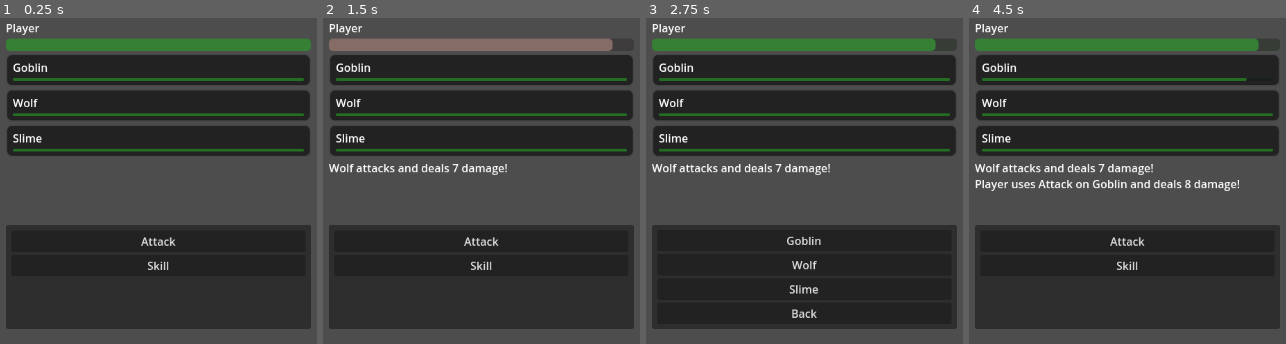
Above: before the commit, frames 1-4 (left to right).
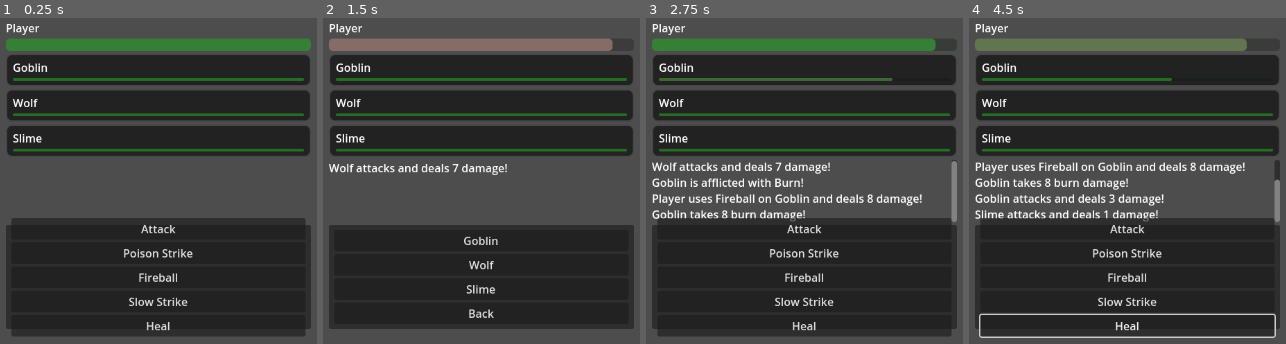
Above: after the commit, the same moments.

Repository: luizpanigassi/RPG_battle_test
Game: Godot game, scene res://scenes/battle/battle_scene.tscn
Same seed, same stepped clock (60 frames per second), same inputs: the game is played once before the commit and once after it.
Inputs (mouse positions are in pixels of both pictures, inside the frame that each line leads up to):
- Up to frame 1 (0.25 s): no input
- Up to frame 2 (1.5 s): click (481, 252) at 0.5 s, where only the run after the commit has a clickable "Poison Strike"; click (481, 275) at 1.25 s, where only the run after the commit has a clickable "Fireball"
- Up to frame 3 (2.75 s): click (804, 239) at 2 s, where only the run before the commit has a clickable "Attack"
- Up to frame 4 (4.5 s): click (1127, 301) at 2.75 s, where only the run after the commit has a clickable "Slow Strike"; click (1127, 324) at 3.5 s, where only the run after the commit has a clickable "Heal"; click (1127, 239) at 4.25 s, where only the run before the commit has a clickable "Goblin"

The runs differ from the first frame. In frame 1, 5.2% of the frame differs, in the area x 3-97%, y 61-98%; in frame 2, 0.6%; in frame 3, 9.3%; in frame 4, 15%, in the area x 1-99%, y 6-99%.

Commit message:
[feat]: status effects added, logs on screen

Diff:
--- a/scenes/entities/enemy.tscn
+++ b/scenes/entities/enemy.tscn
@@ -1,6 +1,6 @@
 [gd_scene load_steps=2 format=3 uid="uid://p8vqswfr8i72"]
 
-[ext_resource type="Script" uid="uid://dat5h4biii7s8" path="res://scripts/entities/enemy.gd" id="1_d7j71"]
+[ext_resource type="Script" uid="uid://dat5h4biii7s8" path="res://scripts/entities/enemies/enemy.gd" id="1_d7j71"]
 
 [node name="Enemy" type="Node2D"]
 script = ExtResource("1_d7j71")
--- a/scenes/entities/player.tscn
+++ b/scenes/entities/player.tscn
@@ -1,6 +1,6 @@
 [gd_scene load_steps=2 format=3 uid="uid://mww3mvqcra6c"]
 
-[ext_resource type="Script" uid="uid://bmbtihta7m53s" path="res://scripts/entities/player.gd" id="1_ucweq"]
+[ext_resource type="Script" uid="uid://bmbtihta7m53s" path="res://scripts/entities/player_party/player.gd" id="1_ucweq"]
 
 [node name="Player" type="Node2D"]
 script = ExtResource("1_ucweq")
--- a/scripts/actions/action.gd
+++ b/scripts/actions/action.gd
@@ -3,5 +3,5 @@
 
 var name: String = "Action"
 
-func execute(_user, _target):
+func execute(_user, _target, _combat = null):
 	pass
--- a/scripts/actions/attack_action.gd
+++ b/scripts/actions/attack_action.gd
@@ -4,5 +4,5 @@
 func _init():
 	name = "Attack"
 
-func execute(user, target) -> int:
+func execute(user, target, _combat = null) -> int:
 	return target.take_damage(user.attack)
--- a/scripts/actions/skill_action.gd
+++ b/scripts/actions/skill_action.gd
@@ -1,10 +1,17 @@
 class_name SkillAction
 extends Action
 
-var power: int = 20
+var effects: Array = []
 
 func _init():
 	name = "Skill"
 
-func execute(_user, target) -> int:
-	return target.take_damage(power)
+func execute(_user, target, combat = null) -> int:
+	var total_damage := 0
+
+	for effect in effects:
+		var result = effect.apply(_user, target, combat)
+		if typeof(result) == TYPE_INT:
+			total_damage += result
+
+	return total_damage
--- a/scripts/combat/combat_manager.gd
+++ b/scripts/combat/combat_manager.gd
@@ -2,10 +2,8 @@
 extends Node
 
 @onready var player = $"../Player"
-@onready var enemy = $"../Enemy"
 @onready var ui = $"../BattleUi"
 
-var is_player_turn = true
 var waiting_for_input = false
 var turn_queue: Array = []
 var player_party: Array = []
@@ -53,16 +51,23 @@
 		)
 
 func next_turn():
+	if turn_queue.is_empty():
+		return
 	if is_combat_over():
 		end_combat()
 		return
 
 	var current_entity = turn_queue[current_turn_index]
 
+	process_status_start(current_entity)
 	if current_entity == player:
 		player_turn()
 	else:
 		enemy_turn(current_entity)
+
+func process_status_start(entity):
+	for effect in entity.status_effects:
+		effect.on_turn_start(entity, self)
 
 func player_turn():
 	print("Player's turn!")
@@ -84,7 +89,7 @@
 	var action = decision["action"]
 	var target = decision["target"]
 
-	var damage = action.execute(enemy_entity, target)
+	var damage = action.execute(enemy_entity, target, self)
 
 	ui.log(enemy_entity.name + " attacks and deals " + str(damage) + " damage!")
 
@@ -94,7 +99,7 @@
 	end_turn()
 
 func _on_target_selected(target):
-	var damage = pending_action.execute(player, target)
+	var damage = pending_action.execute(player, target, self)
 
 	ui.log("Player uses " + pending_action.name + " on " + target.name + " and deals " + str(damage) + " damage!")
 	ui.update_hp(player, enemies)
@@ -107,11 +112,27 @@
 	end_turn()
 
 func end_turn():
+	var entity = turn_queue[current_turn_index]
+
+	process_status_end(entity)
+
 	current_turn_index += 1
 
 	if current_turn_index >= turn_queue.size():
 		current_turn_index = 0
+
 	next_turn()
+
+func process_status_end(entity):
+	for effect in entity.status_effects.duplicate():
+		effect.on_turn_end(entity)
+
+		effect.duration -= 1
+
+		if effect.duration <= 0:
+			effect.on_expire(entity)
+			entity.status_effects.erase(effect)
+			ui.log(effect.name + " on " + entity.name + " wore off!")
 
 func is_combat_over() -> bool:
 	var all_players_dead = true
--- /dev/null
+++ b/scripts/combat/damage_effect.gd
@@ -0,0 +1,8 @@
+class_name DamageEffect
+extends Effect
+
+var power := 10
+
+func apply(_user, target, _combat = null):
+	var damage = target.take_damage(power)
+	return damage
--- /dev/null
+++ b/scripts/combat/skills/skill_factory.gd
@@ -0,0 +1,54 @@
+class_name SkilLFactory
+extends RefCounted
+
+# Effect helpers
+
+static func status(type):
+	var s = ApplyStatusEffect.new()
+	s.status_type = type
+	return s
+
+static func damage(power):
+	var d = DamageEffect.new()
+	d.power = power
+	return d
+
+static func heal(amount):
+	var h = HealEffect.new()
+	h.amount = amount
+	return h
+
+# Poison Strike
+static func poison_strike():
+	var skill = SkillAction.new()
+	skill.name = "Poison Strike"
+
+	skill.effects = [damage(8), status(Poison)]
+
+	return skill
+
+# Fireball
+static func fireball():
+	var skill = SkillAction.new()
+	skill.name = "Fireball"
+
+	skill.effects = [damage(10), status(Burn)]
+
+	return skill
+
+# Slow Strike
+static func slow_strike():
+	var skill = SkillAction.new()
+	skill.name = "Slow Strike"
+
+	skill.effects = [damage(7), status(Slow)]
+
+	return skill
+
+static func healing():
+	var skill = SkillAction.new()
+	skill.name = "Heal"
+
+	skill.effects = [heal(10)]
+
+	return skill
--- /dev/null
+++ b/scripts/combat/status/burn.gd
@@ -0,0 +1,13 @@
+class_name Burn
+extends StatusEffect
+
+var damage := 8
+
+func _init():
+	name = "Burn"
+	duration = 3
+
+func on_turn_start(target, combat):
+	target.take_damage(damage)
+	print(target.name, " takes ", damage, " burn damage!")
+	combat.ui.log(target.name + " takes " + str(damage) + " burn damage!")
--- /dev/null
+++ b/scripts/combat/status/effect.gd
@@ -0,0 +1,5 @@
+class_name Effect
+extends Resource
+
+func apply(_user, _target, _combat = null):
+	pass
--- /dev/null
+++ b/scripts/combat/status/heal_effect.gd
@@ -0,0 +1,9 @@
+class_name HealEffect
+extends Effect
+
+var amount := 10
+
+func apply(_user, target, _combat = null):
+	target.heal(amount)
+
+	return -amount
--- /dev/null
+++ b/scripts/combat/status/poison.gd
@@ -0,0 +1,13 @@
+class_name Poison
+extends StatusEffect
+
+var damage := 5
+
+func _init():
+	name = "Poison"
+	duration = 3
+
+func on_turn_start(target, combat):
+	target.take_damage(damage)
+	print(target.name, " takes ", damage, " poison damage!")
+	combat.ui.log(target.name + " takes " + str(damage) + " poison damage!")
--- /dev/null
+++ b/scripts/combat/status/slow.gd
@@ -0,0 +1,14 @@
+class_name Slow
+extends StatusEffect
+
+var speed_penalty := 5
+
+func _init():
+	name = "Slow"
+	duration = 2
+
+func on_apply(target):
+	target.speed -= speed_penalty
+
+func on_expire(target):
+	target.speed += speed_penalty
--- /dev/null
+++ b/scripts/combat/status/status_effect.gd
@@ -0,0 +1,17 @@
+class_name StatusEffect
+extends Resource
+
+var name := "Status"
+var duration := 3
+
+func on_apply(_target):
+	pass
+
+func on_turn_start(_target, _combat):
+	pass
+
+func on_turn_end(_target):
+	pass
+
+func on_expire(_target):
+	pass
--- /dev/null
+++ b/scripts/combat/status/status_effect_apply.gd
@@ -0,0 +1,8 @@
+class_name ApplyStatusEffect
+extends Effect
+
+var status_type
+
+func apply(_user, _target, _combat = null):
+	if status_type != null:
+		_target.apply_status(status_type.new(), _combat)
--- a/scripts/combat/turn_queue.gd
+++ /dev/null
@@ -1 +0,0 @@
-extends Node
--- a/scripts/entities/entity.gd
+++ b/scripts/entities/entity.gd
@@ -3,11 +3,12 @@
 
 var max_hp: int = 100
 var hp: int = 100
-var attack: int = 10
+var attack: int = 15
 var defense: int = 5
 var speed: int = 10
 
 var actions: Array[Action] = []
+var status_effects: Array = []
 
 func take_damage(amount: int) -> int:
 	var damage = max(amount - defense, 1)
@@ -16,9 +17,25 @@
 	print(name + " took " + str(damage) + " damage. HP: " + str(hp))
 
 	if hp <= 0:
+		hp = 0
 		die()
 
 	return damage
 
+func heal(amount: int):
+	hp = min(hp + amount, max_hp)
+	print(name + " healed " + str(amount) + " points of damage! HP: " + str(hp))
+
+func apply_status(effect: StatusEffect, combat = null):
+	for e in status_effects:
+		if e.name == effect.name:
+			return
+
+	print(name, " is affected by ", effect.name)
+	status_effects.append(effect)
+	effect.on_apply(self)
+	if combat != null and combat.ui != null:
+		combat.ui.log(name + " is afflicted with " + effect.name + "!")
+
 func die():
 	print(name + " died.")
--- a/scripts/entities/player.gd
+++ /dev/null
@@ -1,5 +0,0 @@
-extends Entity
-
-func _init():
-	actions.append(AttackAction.new())
-	actions.append(SkillAction.new())
--- /dev/null
+++ b/scripts/entities/player_party/player.gd
@@ -0,0 +1,11 @@
+extends Entity
+
+func _init():
+
+	# Normal attack
+	actions.append(AttackAction.new())
+	# Skill appends:
+	actions.append(SkilLFactory.poison_strike())
+	actions.append(SkilLFactory.fireball())
+	actions.append(SkilLFactory.slow_strike())
+	actions.append(SkilLFactory.healing())
--- a/ui/battle_ui.gd
+++ b/ui/battle_ui.gd
@@ -11,14 +11,9 @@
 @onready var enemy_container: VBoxContainer = $MainContainer/EnemyContainer
 
 var player_low_hp_tween: Tween
-var enemy_low_hp_tween: Tween
 var last_player_hp := -1
-var last_enemy_hp := -1
 var enemy_panels = {}
 var highlighted_enemy = null
-
-func _ready():
-	pass
 
 func set_actions(actions: Array[Action]):
 	for panel in enemy_panels.values():
@@ -120,9 +115,9 @@
 
 	if player_ratio <= 0.2:
 		if player_low_hp_tween == null:
-			start_low_hp_pulse(player_hp_bar, "player")
+			start_low_hp_pulse(player_hp_bar)
 	else:
-		stop_low_hp_pulse(player_hp_bar, "player", player.hp, player.max_hp)
+		stop_low_hp_pulse(player_hp_bar, player.hp, player.max_hp)
 
 	for e in enemies:
 		if enemy_panels.has(e):
@@ -150,27 +145,18 @@
 	else:
 		return Color(0.9, 0.2, 0.2) #vermelho
 
-func start_low_hp_pulse(bar: ProgressBar, tween_ref_name: String):
+func start_low_hp_pulse(bar: ProgressBar):
 	var tween = create_tween()
 	tween.set_loops()
 
 	tween.tween_property(bar, "modulate", Color(1, 0.4, 0.4), 0.4)
 	tween.tween_property(bar, "modulate", Color(0.9, 0.2, 0.2), 0.4)
 
-	if tween_ref_name == "player":
-		player_low_hp_tween = tween
-	else:
-		enemy_low_hp_tween = tween
+	player_low_hp_tween = tween
 
-func stop_low_hp_pulse(bar: ProgressBar, tween_ref_name: String, current_hp: int, max_hp: int):
-	var tween
-
-	if tween_ref_name == "player":
-		tween = player_low_hp_tween
-		player_low_hp_tween = null
-	else:
-		tween = enemy_low_hp_tween
-		enemy_low_hp_tween = null
+func stop_low_hp_pulse(bar: ProgressBar, current_hp: int, max_hp: int):
+	var tween = player_low_hp_tween
+	player_low_hp_tween = null
 
 	if tween:
 		tween.kill()
@@ -179,17 +165,6 @@
 
 func is_low_hp_active(bar: ProgressBar) -> bool:
 	return(bar == player_hp_bar and player_low_hp_tween != null)
-
-func update_turn_order(queue: Array, current_index: int):
-	var text = "Turn order:\n"
-
-	for i in range(queue.size()):
-		if i == current_index:
-			text += "👉"
-		text += queue[i].name + "\n"
-
-	battle_log.clear()
-	battle_log.append_text(text)
 
 func remove_enemy(enemy):
 	if enemy_panels.has(enemy):
Not shown, added: scripts/combat/damage_effect.gd.uid
Not shown, added: scripts/combat/skills/skill_factory.gd.uid
Not shown, added: scripts/combat/status/burn.gd.uid
Not shown, added: scripts/combat/status/effect.gd.uid
Not shown, added: scripts/combat/status/heal_effect.gd.uid
Not shown, added: scripts/combat/status/poison.gd.uid
Not shown, added: scripts/combat/status/slow.gd.uid
Not shown, added: scripts/combat/status/status_effect.gd.uid
Not shown, added: scripts/combat/status/status_effect_apply.gd.uid
Not shown, removed: scripts/combat/turn_queue.gd.uid
Renamed: scripts/entities/enemy.gd -> scripts/entities/enemies/enemy.gd
Renamed: scripts/entities/enemy.gd.uid -> scripts/entities/enemies/enemy.gd.uid
(and 7 more such lines)
